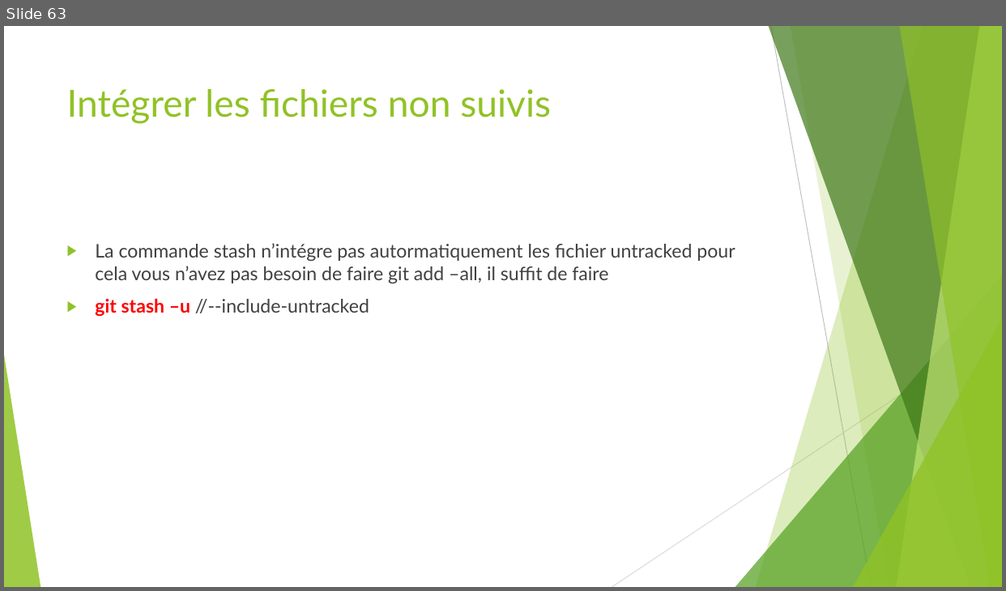
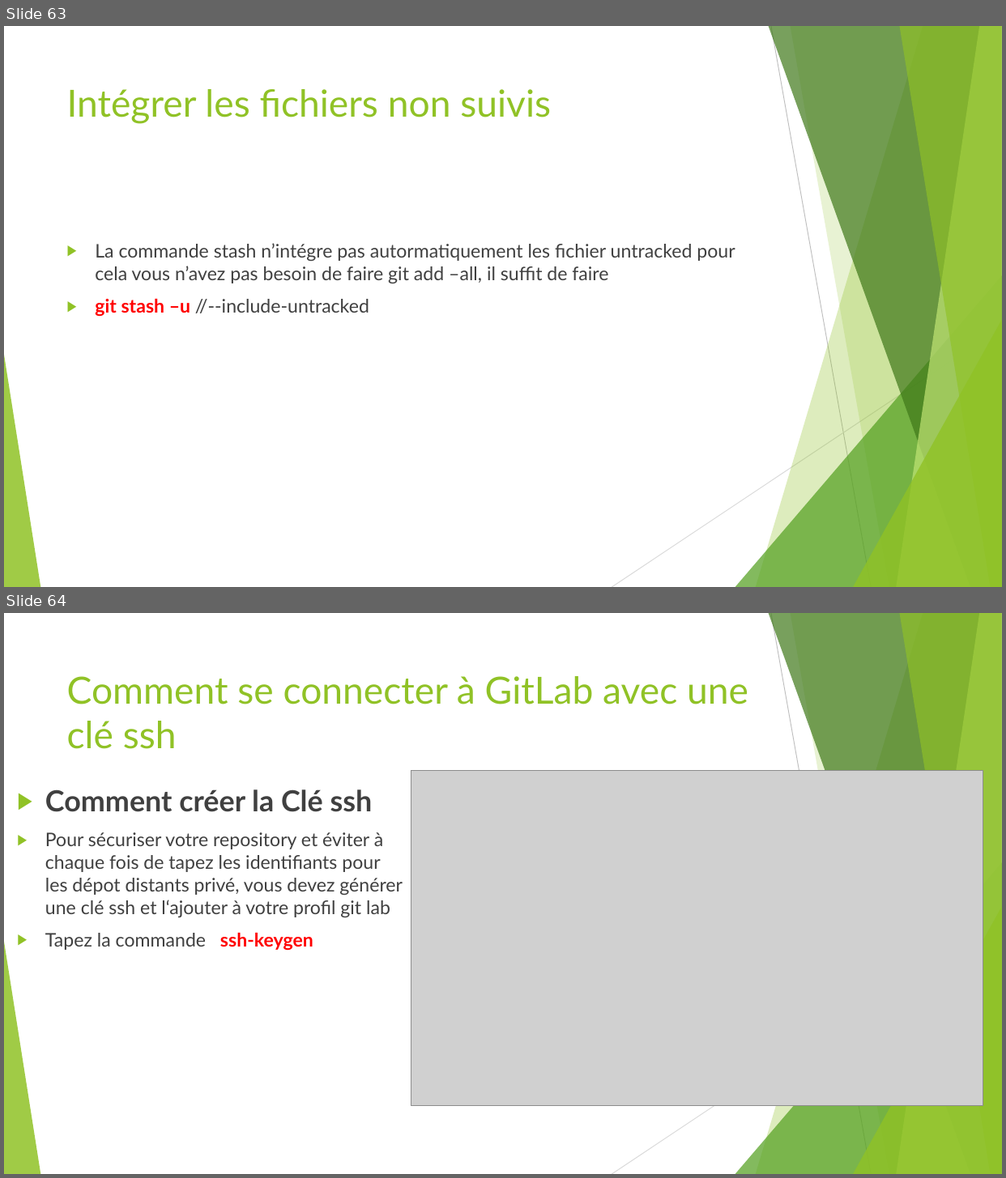
Before and after one commit to ousrah/DEV201, a slide deck: git/Formation Git.pptx. Shown one above the other, each under a label of ours: slide 63 before the commit, slides 63 and 64 after it. The pictures are 1006x591 and 1006x1178 pixels, drawn with LibreOffice and Linux fonts; fonts in the diff are those of the drawing; grey boxes stand for pictures. Boxes give left, top, right and bottom in pixels: in the first picture for what was removed or moved away, otherwise in the second. Text is boxed around its words. In the diff, an @@ line names an element or a change of style, - is before the commit and + after.

```diff
--- a/git/Formation Git.pptx
+++ b/git/Formation Git.pptx
@@ slide 64 added at (4, 613, 1002, 1174), background #FFFFFF; not listed: 10 template elements that a slide beside it also shows @@
@@ title added at (67, 676, 748, 749), 36 pt, text #90C226 @@
+Comment se connecter à GitLab avec une clé ssh
@@ picture added at (411, 770, 983, 1105) @@
@@ text added at (45, 790, 403, 950), 18 pt, text #404040 @@
+▶ Comment créer la Clé ssh
+▶ Pour sécuriser votre repository et éviter à chaque fois de tapez les identifiants pour les dépot distants privé, vous devez générer une clé ssh et l‘ajouter à votre profil git lab
+▶ Tapez la commande ssh-keygen
```
Also in this commit, not shown: 1 slide changed, 3 other slides added.
